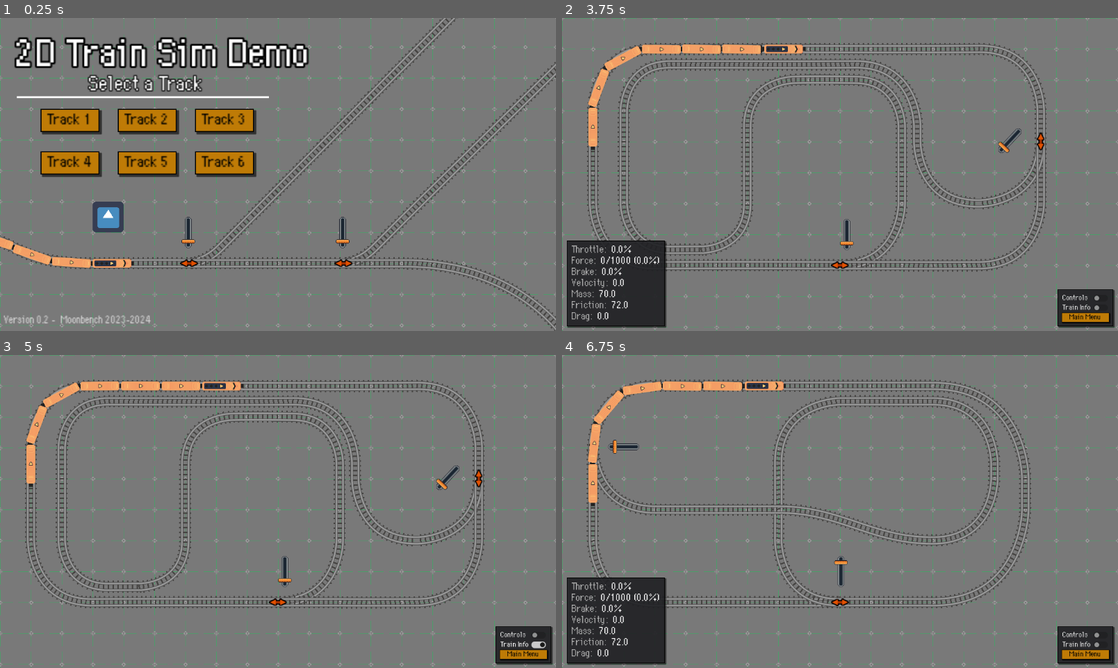
Above: before the commit, frames 1-4 (two rows, left to right).
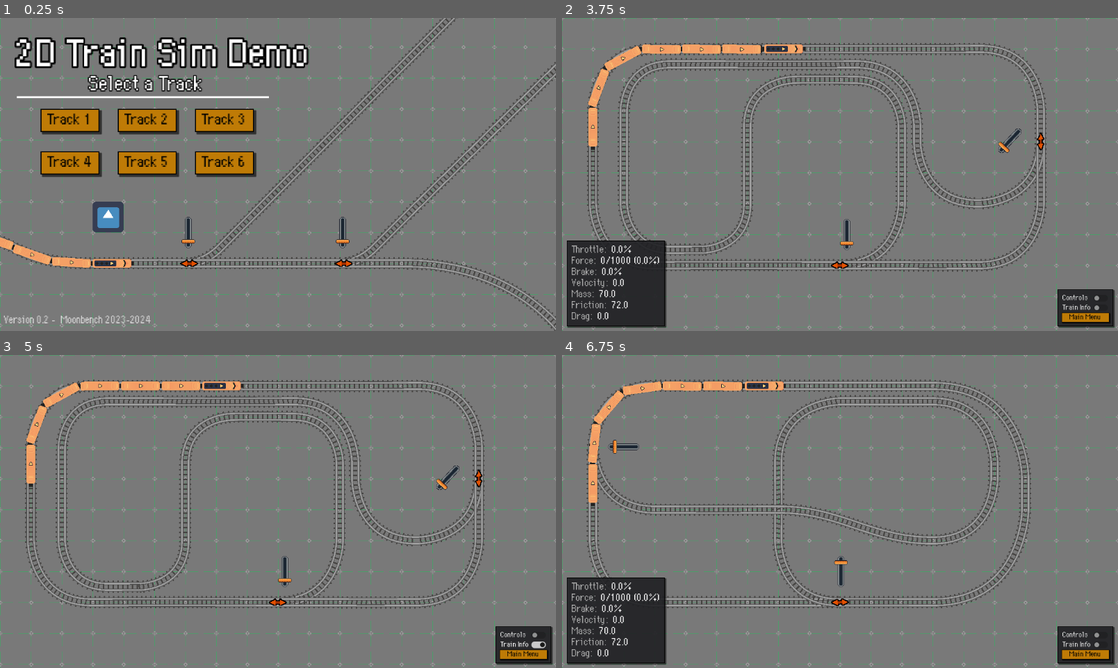
Above: after the commit, the same moments.

Repository: moonbench/simple-godot-train
Game: Godot game, scene res://Demo/Scenes/Game.tscn
Same seed, same stepped clock (60 frames per second), same inputs: the game is played once before the commit and once after it. The engine's default icon, where the game draws it, is replaced by a stand-in: a white triangle on a blue panel in a dark square.
Inputs (mouse positions are in pixels of both pictures, inside the frame that each line leads up to):
- Up to frame 1 (0.25 s): no input
- Up to frame 2 (3.75 s): click (751, 233) at 0.52 s; click "Track 1" at 1.25 s; click "Train Info" at 2 s; click "Main Menu" at 2.75 s; click "Track 2" at 3.5 s
- Up to frame 3 (5 s): click "Train Info" at 4.25 s
- Up to frame 4 (6.75 s): click (845, 570) at 5.02 s; click "Main Menu" at 5.75 s; click "Track 3" at 6.5 s

The runs differ from the first frame. In frame 1, 1.6% of the frame differs, in the area x 0-100%, y 6-99%; in frame 2, 0.4%; in frame 3, 0.4%; in frame 4, 0.2%.

Commit message:
Swap zooms

Diff:
--- a/project.godot
+++ b/project.godot
@@ -41,12 +41,12 @@
 "events": [Object(InputEventKey,"resource_local_to_scene":false,"resource_name":"","device":0,"window_id":0,"alt_pressed":false,"shift_pressed":false,"ctrl_pressed":false,"meta_pressed":false,"pressed":false,"keycode":0,"physical_keycode":83,"key_label":0,"unicode":0,"echo":false,"script":null)
 ]
 }
-zoom_in={
+zoom_out={
 "deadzone": 0.5,
 "events": [Object(InputEventMouseButton,"resource_local_to_scene":false,"resource_name":"","device":0,"window_id":0,"al …(252 unchanged characters)…
 ]
 }
-zoom_out={
+zoom_in={
 "deadzone": 0.5,
 "events": [Object(InputEventMouseButton,"resource_local_to_scene":false,"resource_name":"","device":0,"window_id":0,"al …(252 unchanged characters)…
 ]
@@ -74,6 +74,7 @@
 
 [rendering]
 
+textures/canvas_textures/default_texture_filter=3
 environment/defaults/default_environment="res://Demo/Resources/default_env.tres"
 2d/snapping/use_gpu_pixel_snap=true
 quality/filters/use_debanding=true
